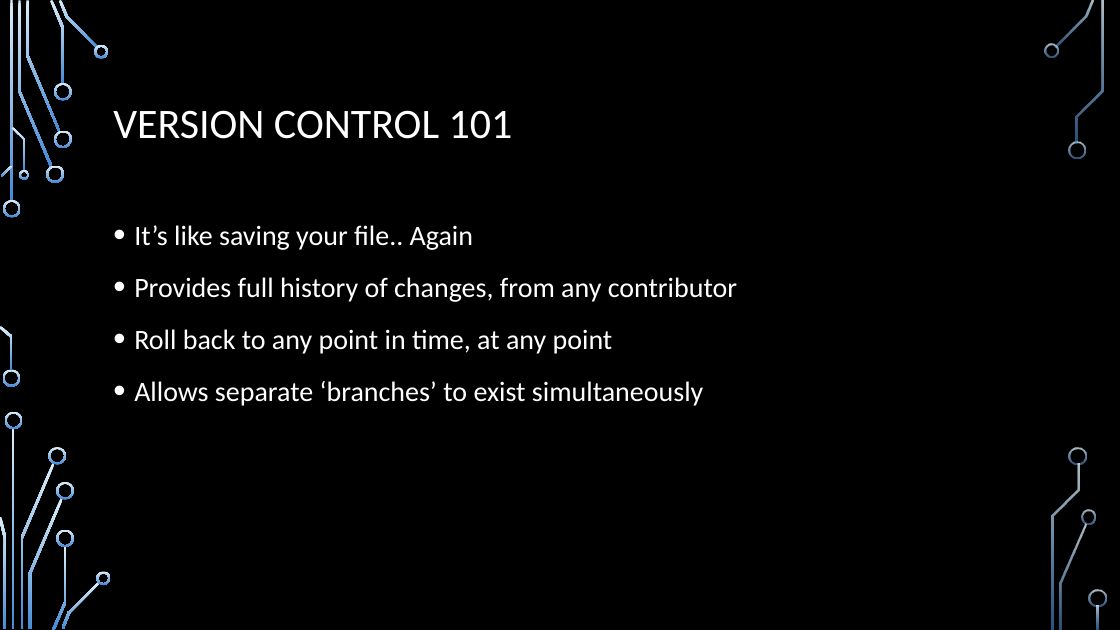
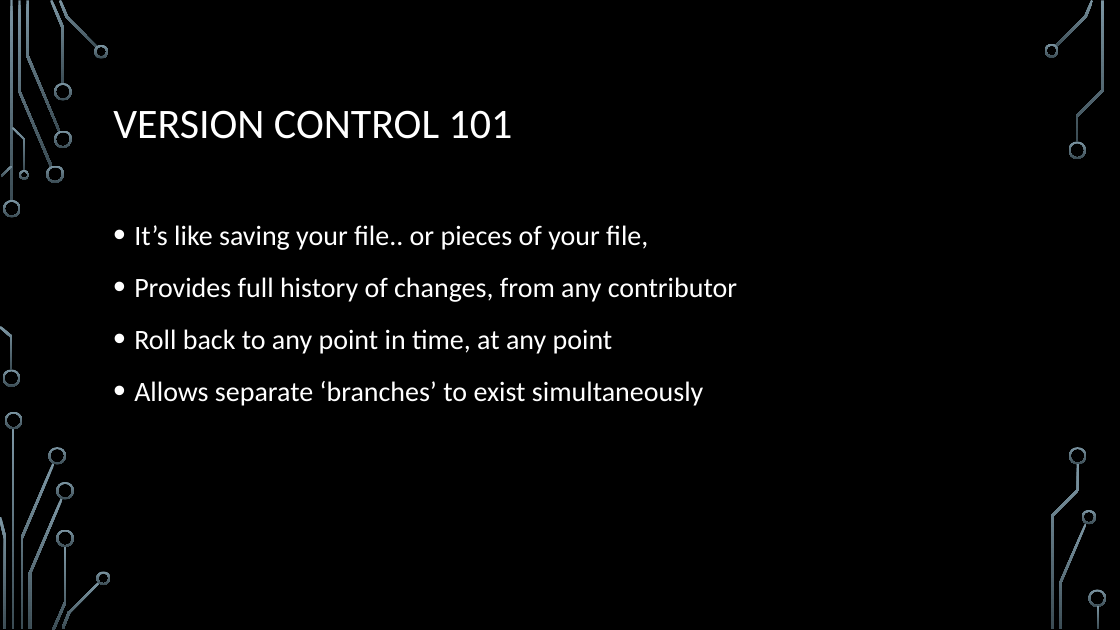
Before and after one commit to ryandcoates/code4sysadmins, a slide deck: slide 20 of Coding for System Administrators.pptx. Drawn at 1120x630 pixels with LibreOffice and Linux fonts; fonts in the diff are those of the drawing; background and template pictures are left out. Boxes give left, top, right and bottom in pixels: in the first picture for what was removed or moved away, otherwise in the second. Text is boxed around its words. In the diff, an @@ line names an element or a change of style, - is before the commit and + after.

```diff
--- a/Coding for System Administrators.pptx
+++ b/Coding for System Administrators.pptx
@@ fill gradient #DBEFF9 to #448AD7 to gradient #7C96A3 to #3B4C54 in 36 elements at (3, 200, 21, 218), (3, 370, 20, 387), (18, 1, 52, 167), (46, 166, 64, 183), (26, 1, 60, 132), (50, 0, 65, 84), (54, 130, 71, 148), (54, 83, 71, 101), (59, 0, 97, 49), (94, 45, 109, 58), (1, 166, 13, 177), (0, 326, 13, 371), (12, 127, 25, 171), (18, 170, 29, 180), (13, 429, 15, 629), (20, 463, 54, 628), (5, 412, 23, 429), (0, 517, 6, 628), (49, 447, 66, 465), (29, 498, 63, 629), (52, 546, 66, 630), (56, 482, 74, 500), (56, 529, 74, 547), (61, 581, 100, 629), (97, 571, 111, 585), (1055, 0, 1094, 47), (1044, 44, 1059, 58), (1069, 141, 1086, 159), (1060, 523, 1087, 629), (1082, 510, 1096, 524), (1076, 1, 1104, 143), (1070, 447, 1087, 465), (1051, 464, 1080, 629), (1089, 590, 1107, 607), (1097, 606, 1100, 629), (10, 1, 13, 202) @@
@@ text at (134, 225, 648, 250): text changed @@
-• It’s like saving your file.. Again
+• It’s like saving your file.. or pieces of your file,
```
Also in this commit, not shown: 26 other slides changed, 3 slides added.
